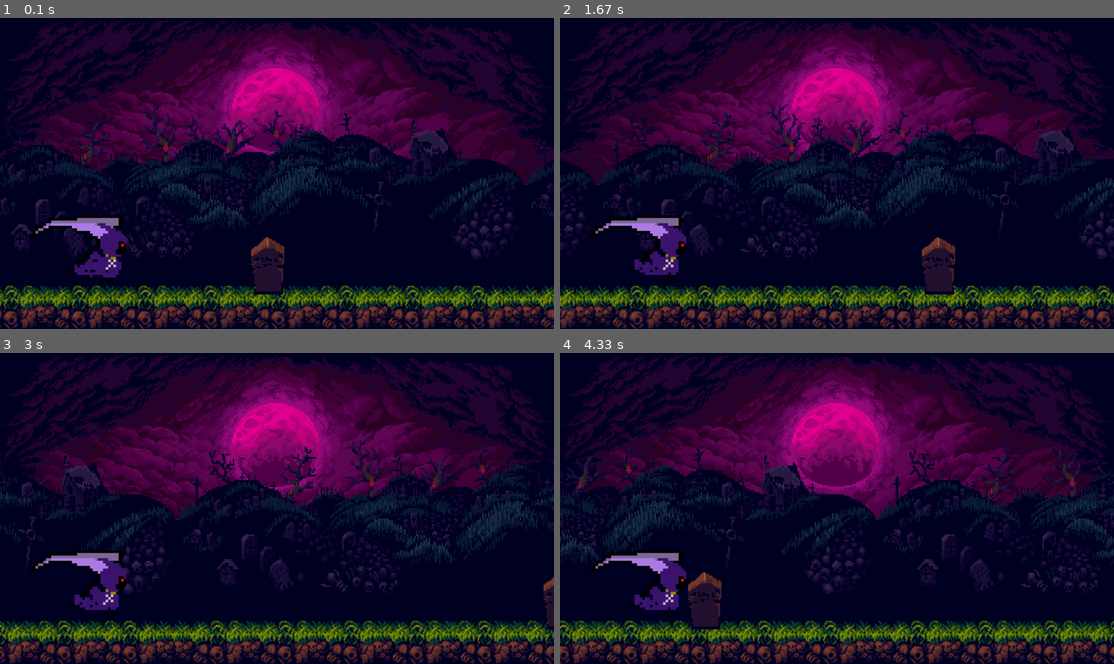
Above: before the commit, frames 1-4 (two rows, left to right).
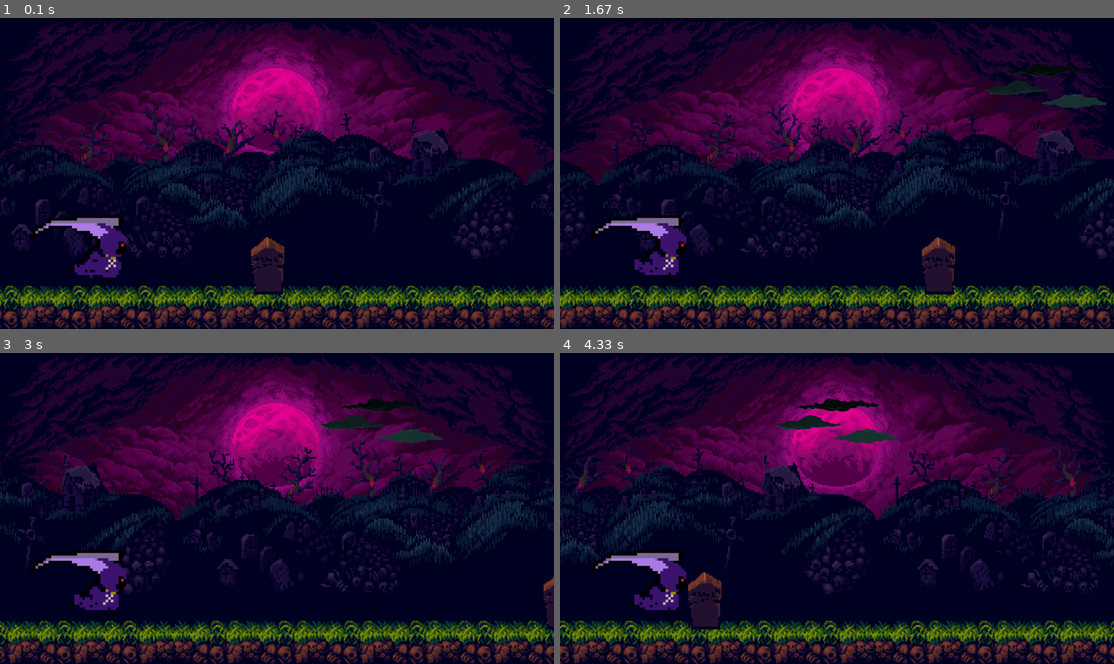
Above: after the commit, the same moments.

Repository: mmvbs/Cleanse-your-ghost
Game: pygame game, started from CYG.py
The game is run twice, just before and just after one commit, with the same random seed, the same clock (stepped at 60 frames per second) and the same inputs.
Inputs:
- Up to frame 1 (0.1 s): no input
- Up to frame 2 (1.67 s): no input
- Up to frame 3 (3 s): no input
- Up to frame 4 (4.33 s): no input

The runs differ from the first frame. In frame 1, less than 0.1% of the frame differs, in the area x 98-100%, y 22-25%; in frame 2, 0.8%; in frame 3, 0.9%; in frame 4, 0.9%, in the area x 39-62%, y 14-30%.

Commit message:
Classe Nuvem

Diff:
--- a/CYG.py
+++ b/CYG.py
@@ -1,8 +1,10 @@
 import pygame
 import sys
 import os
+import random
 import classes.player as pl
 import classes.mundo as mu
+import classes.nuvem as nu
 
 pygame.init()
 
@@ -18,7 +20,8 @@
 jogador.load_images()
 mundo = mu.Mundo(largura, altura, tela)
 mundo.load_images()
-
+nuvem = nu.Nuvem(largura, altura, tela)
+nuvem.load_images()
 
 # Loop principal do jogo
 running = True
@@ -33,9 +36,11 @@
     # Preenche a tela
     tela.fill("black")
     mundo.update()
+    nuvem.update()
 
     # Desenha
     mundo.draw()
+    nuvem.draw()
     jogador.draw()
     jogador.run()
 
--- /dev/null
+++ b/classes/nuvem.py
@@ -0,0 +1,32 @@
+import os
+import pygame
+import random
+
+class Nuvem:
+
+    def __init__(self, largura, altura, tela):
+        self.largura = largura
+        self.altura = altura
+        self.tela = tela
+        self.x_size = 288
+        self.y_size = 224
+        self.x_pos = largura
+        self.y_pos = 100
+        self.velocidade = 3  # Velocidade das nuvens
+
+
+    def load_images(self):
+        base_path = os.path.abspath(os.path.join(os.path.dirname(__file__), '..', 'texturas'))
+
+        sprite_path = os.path.join(base_path, "nuvem.png")
+        self.nuvem = pygame.image.load(sprite_path)
+        self.nuvem = pygame.transform.scale(self.nuvem, (self.x_size, self.y_size))
+
+    def draw(self):
+        self.tela.blit(self.nuvem, (self.x_pos, self.y_pos))
+
+    def update(self):
+        self.x_pos -= self.velocidade
+        if self.x_pos <= -self.nuvem.get_width():
+            self.x_pos = self.largura  # Reposiciona a nuvem à direita da tela
+            self.y_pos = random.randint(9,10)*10
Renamed: texturas/night-town-background-clouds.png -> texturas/nuvem.png
